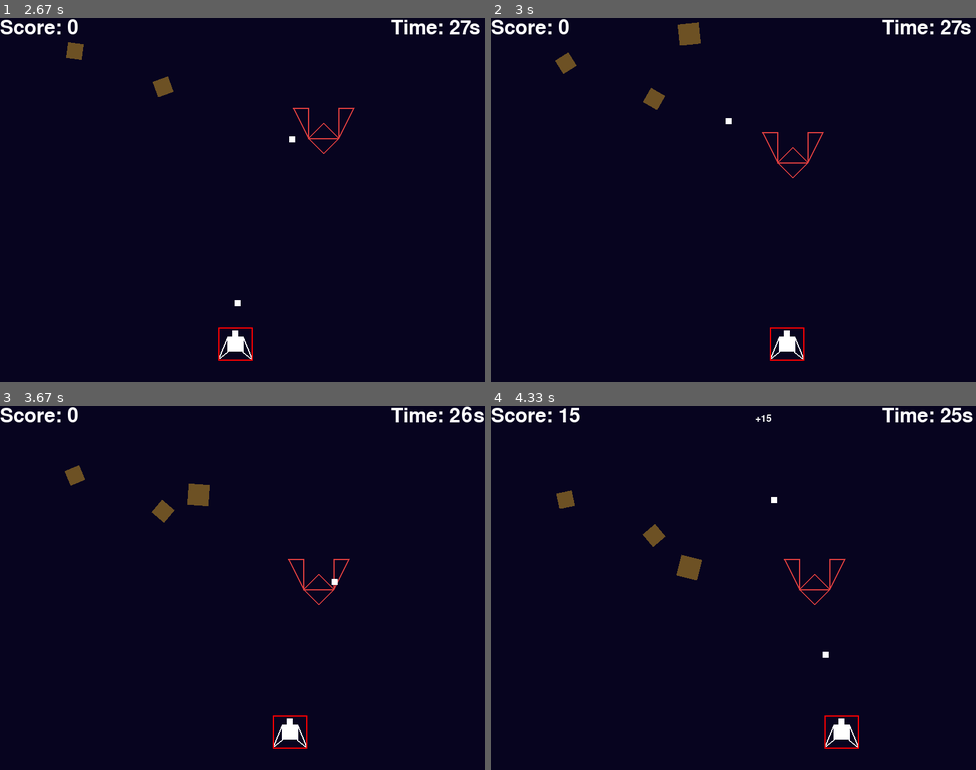
Above: before the commit, frames 1-4 (two rows, left to right).
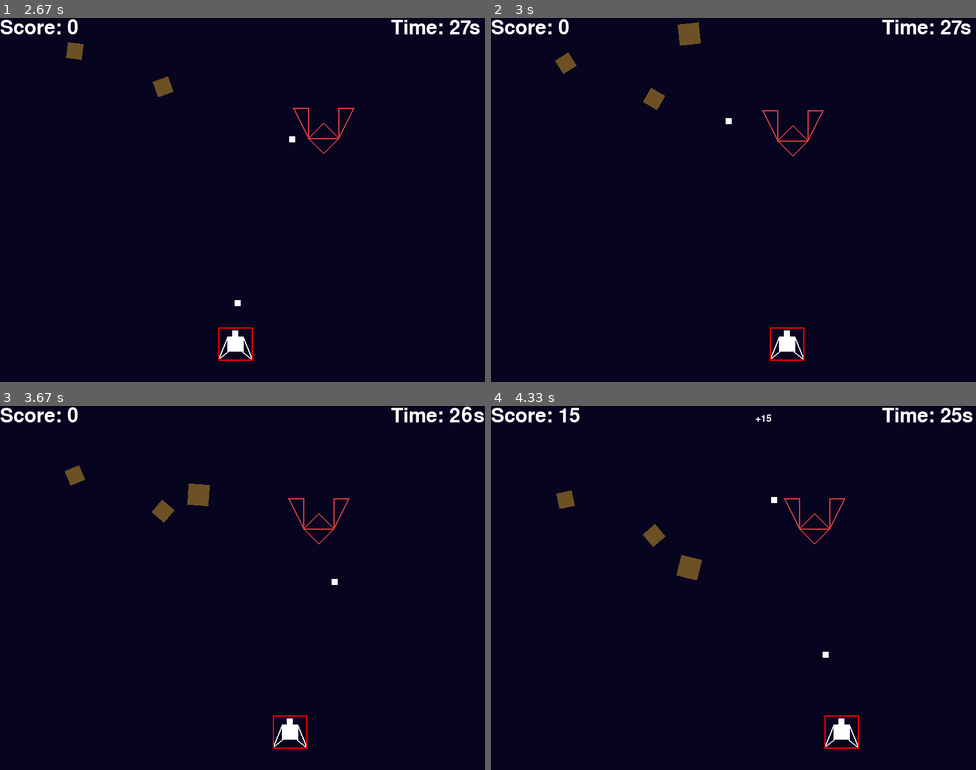
Above: after the commit, the same moments.

Repository: gnikkoch96/pygame-projects
Game: pygame game, started from test_game/shootemup_game/main.py
Two runs of this game, one before a commit and one after it. Both use one fixed random seed, a clock stepped at 60 frames per second and the inputs below.
Inputs:
- Up to frame 1 (2.67 s): tap Space at 0.33, 0.73, 1.03, 1.23, 1.53, 1.73, 2.03, 2.3, 2.6 s; hold Right 0.67-1.13 s; hold Right 1.17-1.63 s; hold Left 1.67-2.2 s; hold Left 2.23-2.63 s
- Up to frame 2 (3 s): hold Right from 2.67 s (still down); tap Space at 2.73 s
- Up to frame 3 (3.67 s): tap Space at 3.03, 3.4 s; release Right at 3.3 s; hold Left from 3.33 s (still down)
- Up to frame 4 (4.33 s): tap Space at 3.7, 3.9, 4.2 s; release Left at 3.8 s; hold Right 3.83-4.3 s

Frame 1 is identical in both runs. In frame 2, 0.3% of the frame differs, in the area x 55-69%, y 25-44%; in frame 3, 0.3%; in frame 4, 0.3%, in the area x 60-74%, y 25-55%.

Commit message:
balance: made the enemy ship closer to the top

Diff:
--- a/test_game/shootemup_game/entities/enemy.py
+++ b/test_game/shootemup_game/entities/enemy.py
@@ -35,7 +35,7 @@
 
     def update(self, player: Player):
         # fly to the center of the screen in the beginning
-        if self.y <= SCREEN_HEIGHT // 2:
+        if self.y <= SCREEN_HEIGHT // 3:
             self.y += self.speed
 
         # update center to fly towards player
